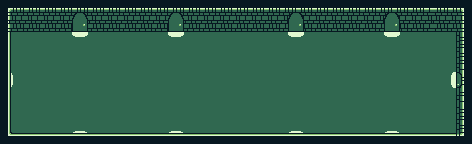
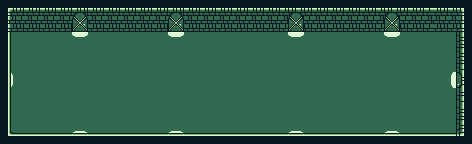
Layers edited between the first and the second (472, 144) image:
added layer "Layer 8" above "Layer 7" over [169, 17, 399, 31]
painted on "doors" over [73, 17, 87, 31]
